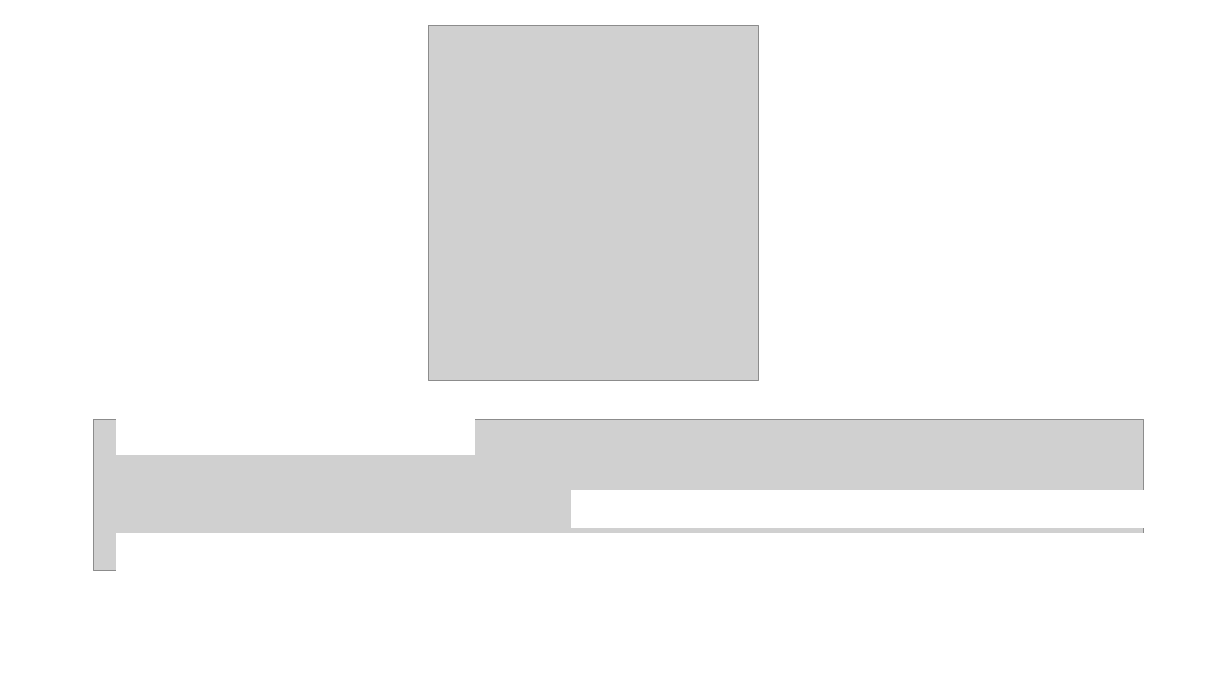
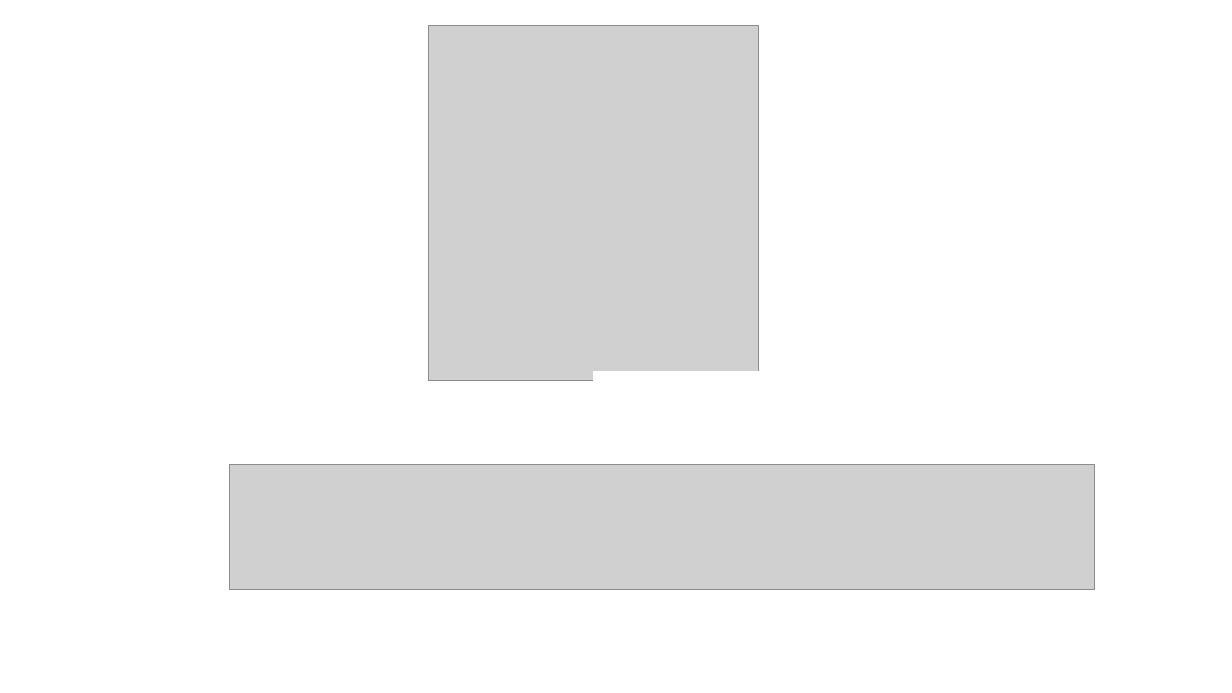
Before and after one commit to zaboltar/zaboltar.github.io, a slide deck: slide 5 of assets uarm/2023 2 UarmPCrit/depot/Taylor - Era Secular 3 y 5.pptx. Drawn at 1232x693 pixels with LibreOffice and Linux fonts; fonts in the diff are those of the drawing; grey boxes stand for pictures. Boxes give left, top, right and bottom in pixels: in the first picture for what was removed or moved away, otherwise in the second. Text is boxed around its words. In the diff, an @@ line names an element or a change of style, - is before the commit and + after.

```diff
--- a/assets uarm/2023 2 UarmPCrit/depot/Taylor - Era Secular 3 y 5.pptx
+++ b/assets uarm/2023 2 UarmPCrit/depot/Taylor - Era Secular 3 y 5.pptx
@@ rectangle: place and size @@
-rectangle at box(572, 491, 1144, 528)
+rectangle at box(593, 372, 1165, 409)
@@ picture: place and size @@
-picture at box(93, 420, 1144, 571)
+picture at box(229, 465, 1095, 590)
@@ rectangle: place and size @@
-rectangle at box(116, 534, 1144, 610)
+rectangle at box(97, 638, 1125, 693)
```
Also in this commit, not shown: 47 other files.
